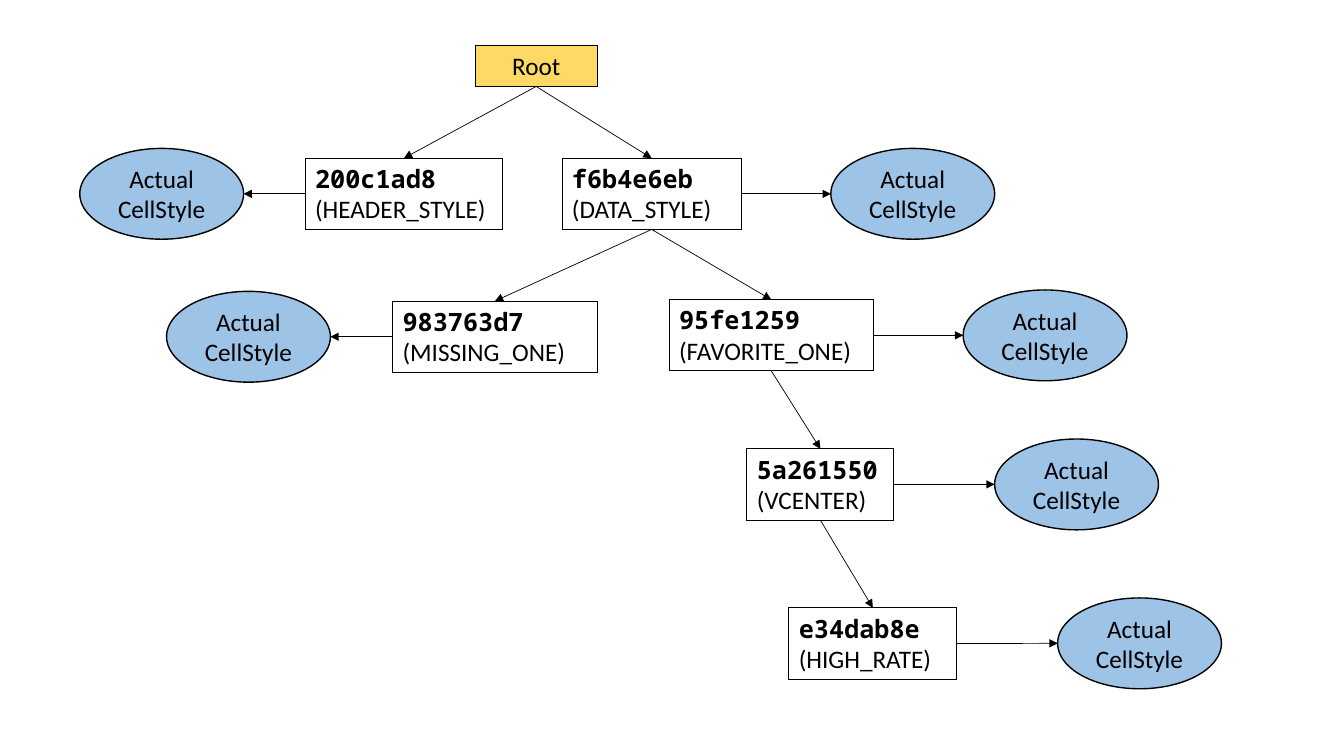
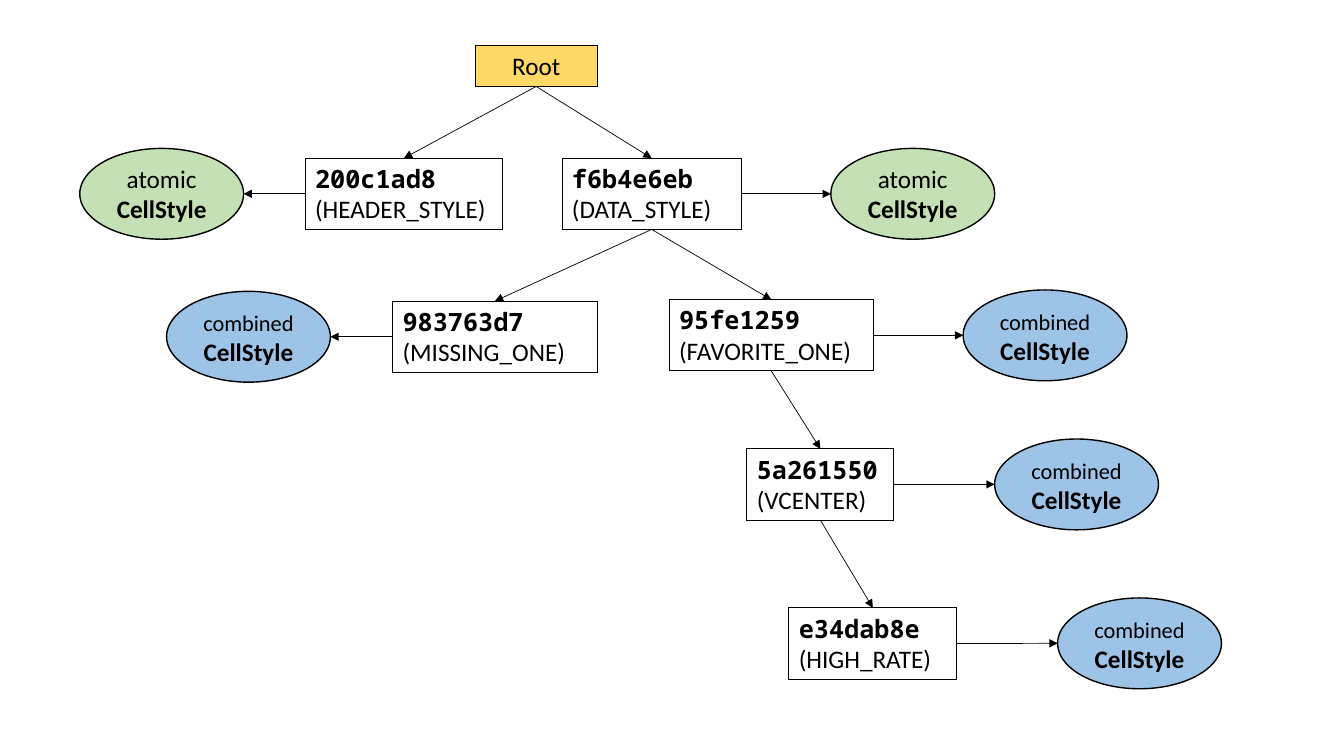
Before and after one commit to nambach/ExcelUtil, a slide deck: slide 2 of wiki/res/image.pptx. Drawn at 1344x756 pixels with LibreOffice and Linux fonts; fonts in the diff are those of the drawing. Boxes give left, top, right and bottom in pixels: in the first picture for what was removed or moved away, otherwise in the second. Text is boxed around its words. In the diff, an @@ line names an element or a change of style, - is before the commit and + after.

```diff
--- a/wiki/res/image.pptx
+++ b/wiki/res/image.pptx
@@ ellipse "atomic CellStyle" at (x1=80, y1=148, x2=243, y2=239): fill #9DC3E6 to #C5E0B4 @@
@@ ellipse "atomic CellStyle" at (x1=831, y1=148, x2=994, y2=239): fill #9DC3E6 to #C5E0B4 @@
@@ text in ellipse at (x1=117, y1=170, x2=207, y2=222): text changed; bold on @@
-Actual CellStyle
+atomic CellStyle
@@ text in ellipse at (x1=868, y1=170, x2=958, y2=222): text changed; bold on @@
-Actual CellStyle
+atomic CellStyle
@@ text in ellipse at (x1=203, y1=315, x2=294, y2=365): text changed; bold on @@
-Actual CellStyle
+combined CellStyle
@@ text in ellipse at (x1=1000, y1=314, x2=1090, y2=364): text changed; bold on @@
-Actual CellStyle
+combined CellStyle
@@ text in ellipse at (x1=1031, y1=463, x2=1122, y2=513): text changed; bold on @@
-Actual CellStyle
+combined CellStyle
@@ text in ellipse at (x1=1094, y1=622, x2=1185, y2=672): text changed; bold on @@
-Actual CellStyle
+combined CellStyle
```
Also in this commit, not shown: 1 slide added, 4 other files.
